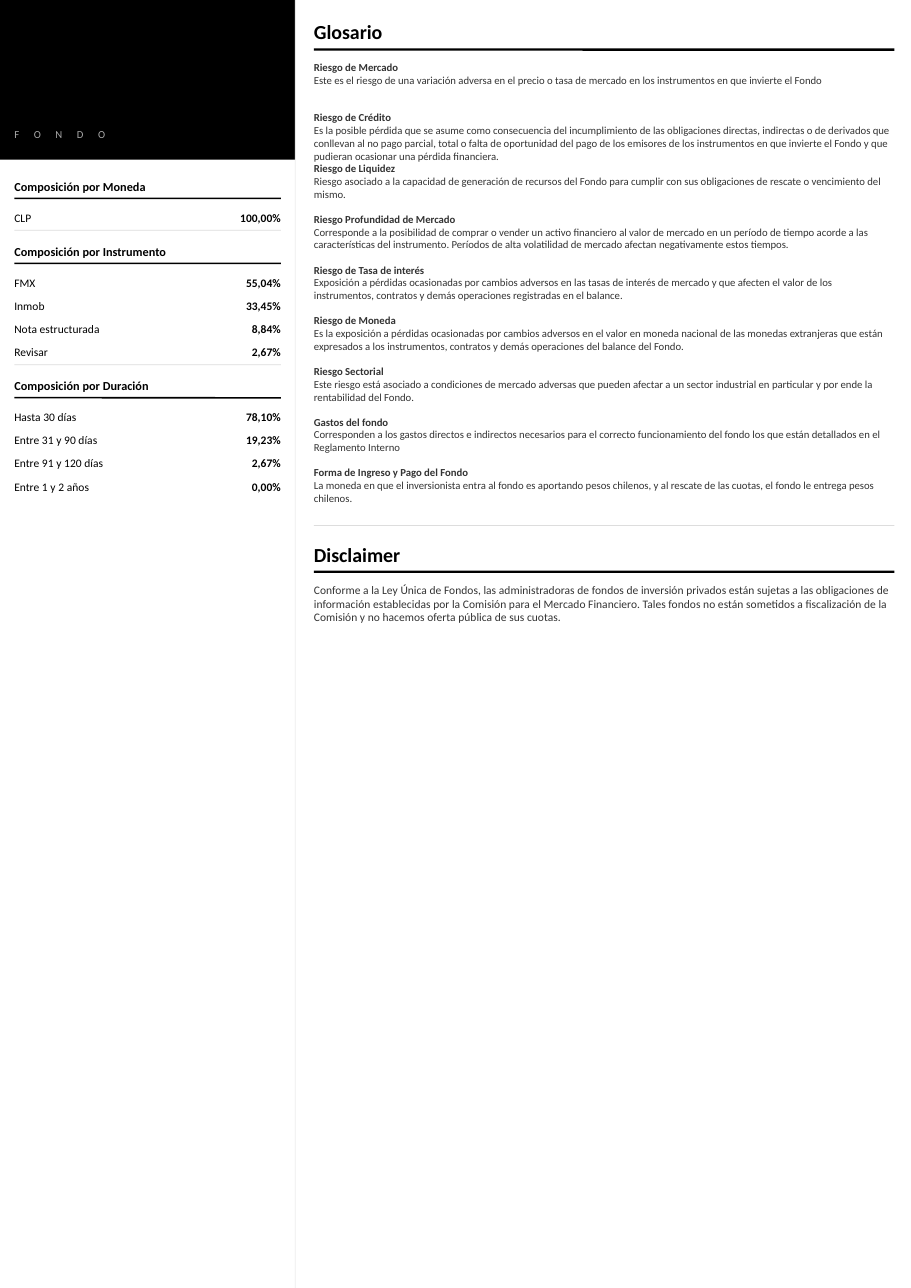
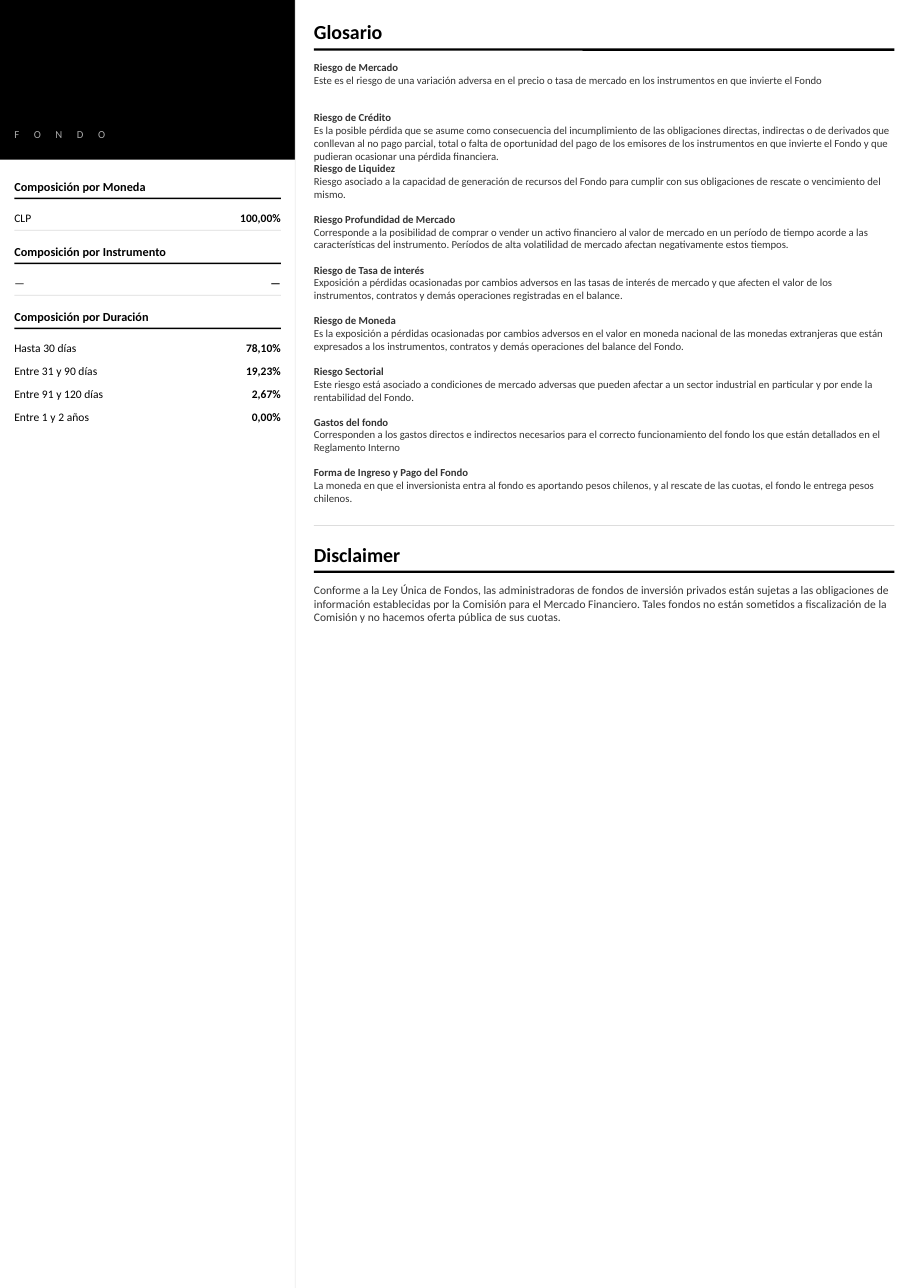
Before and after one commit to mivelascor/fondos-financieros, a slide deck: slide 2 of folletos/2026-04/pptx/FIP_VANTRUST_LIQUIDEZ_I.pptx. Drawn at 911x1288 pixels with LibreOffice and Linux fonts; fonts in the diff are those of the drawing. Boxes give left, top, right and bottom in pixels: in the first picture for what was removed or moved away, otherwise in the second. Text is boxed around its words. In the diff, an @@ line names an element or a change of style, - is before the commit and + after.

```diff
--- a/folletos/2026-04/pptx/FIP_VANTRUST_LIQUIDEZ_I.pptx
+++ b/folletos/2026-04/pptx/FIP_VANTRUST_LIQUIDEZ_I.pptx
@@ text removed at [14, 279, 35, 287] @@
-FMX
@@ text added at [14, 272, 180, 293], 7.5 pt, text #000000 @@
+—
@@ text added at [180, 272, 281, 293], 7.5 pt, text #000000, bold @@
+—
@@ text removed at [246, 279, 281, 289] @@
-55,04%
@@ 8 texts, 2 lines: place and size @@
-8 texts, 2 lines at [14, 365, 281, 493]
+8 texts, 2 lines at [14, 295, 281, 423]
@@ text removed at [14, 302, 44, 310] @@
-Inmob
@@ text removed at [14, 325, 100, 333] @@
-Nota estructurada
@@ text removed at [246, 302, 281, 312] @@
-33,45%
@@ text removed at [252, 325, 281, 335] @@
-8,84%
@@ text removed at [14, 348, 48, 356] @@
-Revisar
@@ text "2,67%": place and size @@
-text "2,67%" at [252, 348, 281, 358]
+text "2,67%" at [252, 390, 281, 400]
@@ text removed at [252, 459, 281, 469] @@
-2,67%
```
Also in this commit, not shown: 1 other slide changed, 22 other files.
